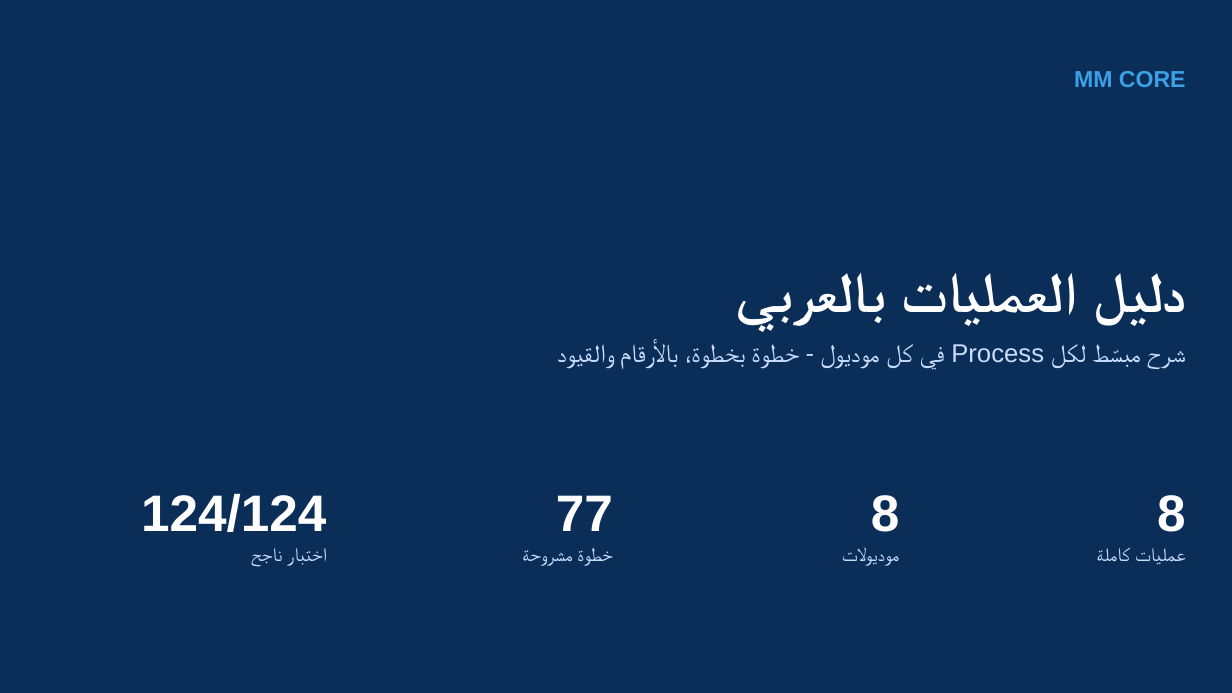
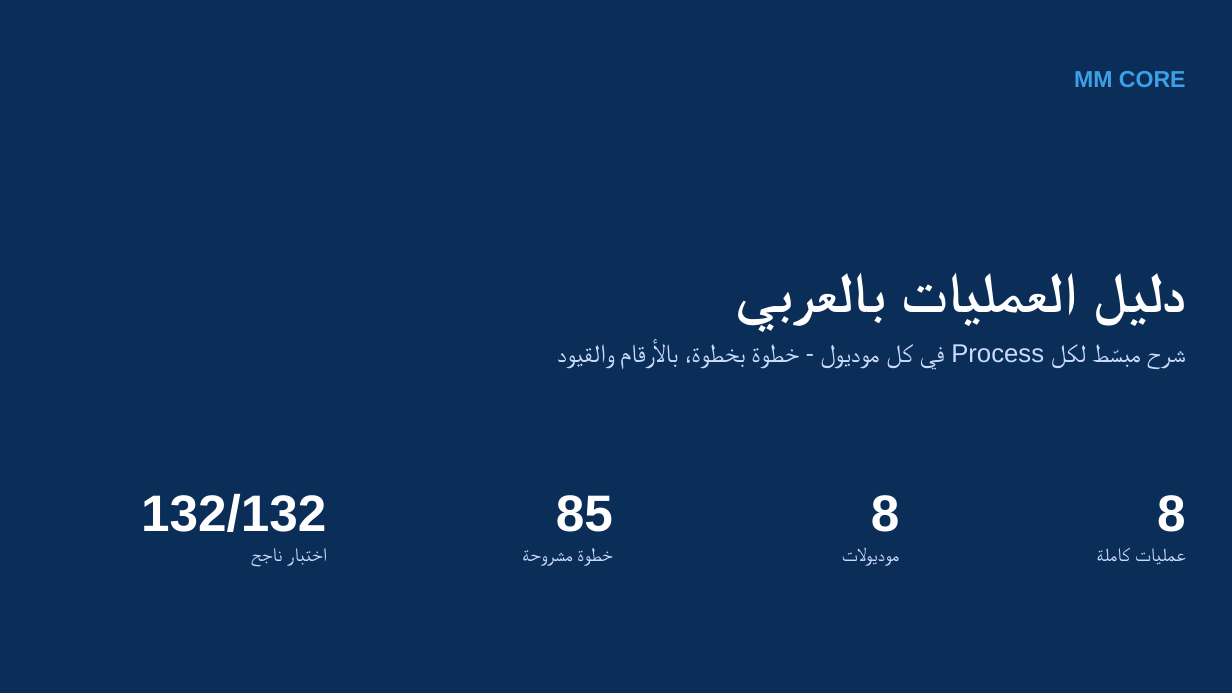
Before and after one commit to coolman1984/AI, a slide deck: slide 1 of web/static/manuals/MM_Core_Process_Guide_AR.pptx. Drawn at 1232x693 pixels with LibreOffice and Linux fonts; fonts in the diff are those of the drawing. Boxes give left, top, right and bottom in pixels: in the first picture for what was removed or moved away, otherwise in the second. Text is boxed around its words. In the diff, an @@ line names an element or a change of style, - is before the commit and + after.

```diff
--- a/web/static/manuals/MM_Core_Process_Guide_AR.pptx
+++ b/web/static/manuals/MM_Core_Process_Guide_AR.pptx
@@ text at [141, 493, 326, 532]: text changed @@
-124/124
+132/132
@@ text at [556, 495, 613, 532]: text changed @@
-77
+85
```
Also in this commit, not shown: 2 other slides changed, 6 slides added, 47 other files.
